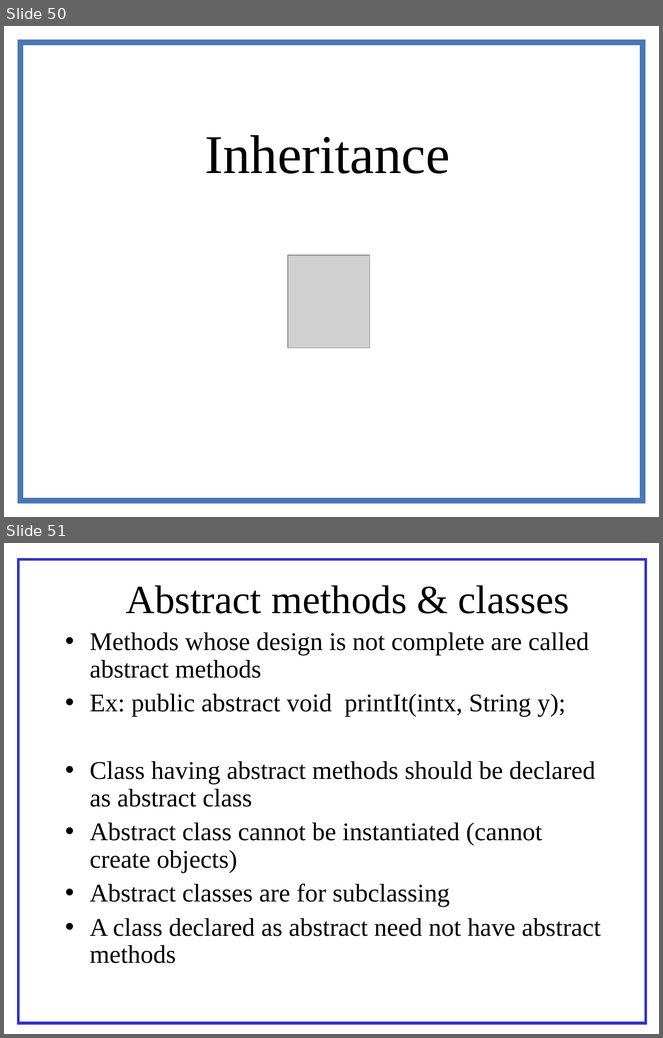
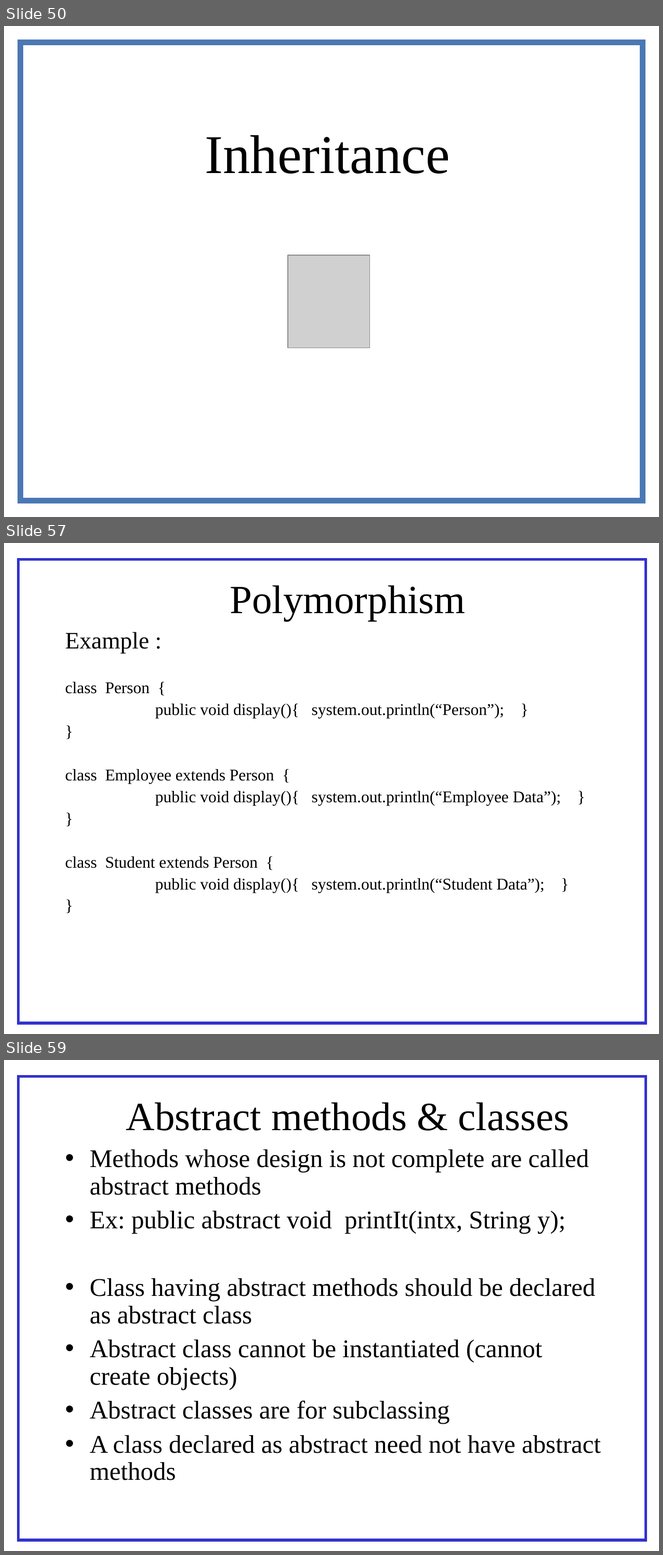
Before and after one commit to AvinashDhulipudi/hsbc, a slide deck: Java.ppt. Shown one above the other, each under a label of ours: slides 50 and 51 before the commit, slides 50, 57 and 59 after it; the slides between them are not shown. The pictures are 663x1038 and 663x1555 pixels, drawn with LibreOffice and Linux fonts; fonts in the diff are those of the drawing; grey boxes stand for pictures. Boxes give left, top, right and bottom in pixels: in the first picture for what was removed or moved away, otherwise in the second. Text is boxed around its words. In the diff, an @@ line names an element or a change of style, - is before the commit and + after.

```diff
--- a/Java.ppt
+++ b/Java.ppt
@@ slide 57 added at <box>4,543,659,1034</box>, background #FFFFFF @@
@@ rectangle added at <box>19,560,646,1023</box>, fill #FFFFFF, outline #3333CC 3 pt @@
@@ title added at <box>230,585,466,621</box>, 44 pt, text #000000 @@
+Polymorphism
@@ text added at <box>65,632,561,893</box>, 18 pt, text #000000 @@
+Example :
+class Person {
+public void display(){ system.out.println(“Person”); }
+}
+class Employee extends Person {
+public void display(){ system.out.println(“Employee Data”); }
+}
+class Student extends Person {
+public void display(){ system.out.println(“Student Data”); }
+}
@@ what was slide 51 is now slide 59 @@
```
Also in this commit, not shown: 1 slide changed, 7 other slides added.
